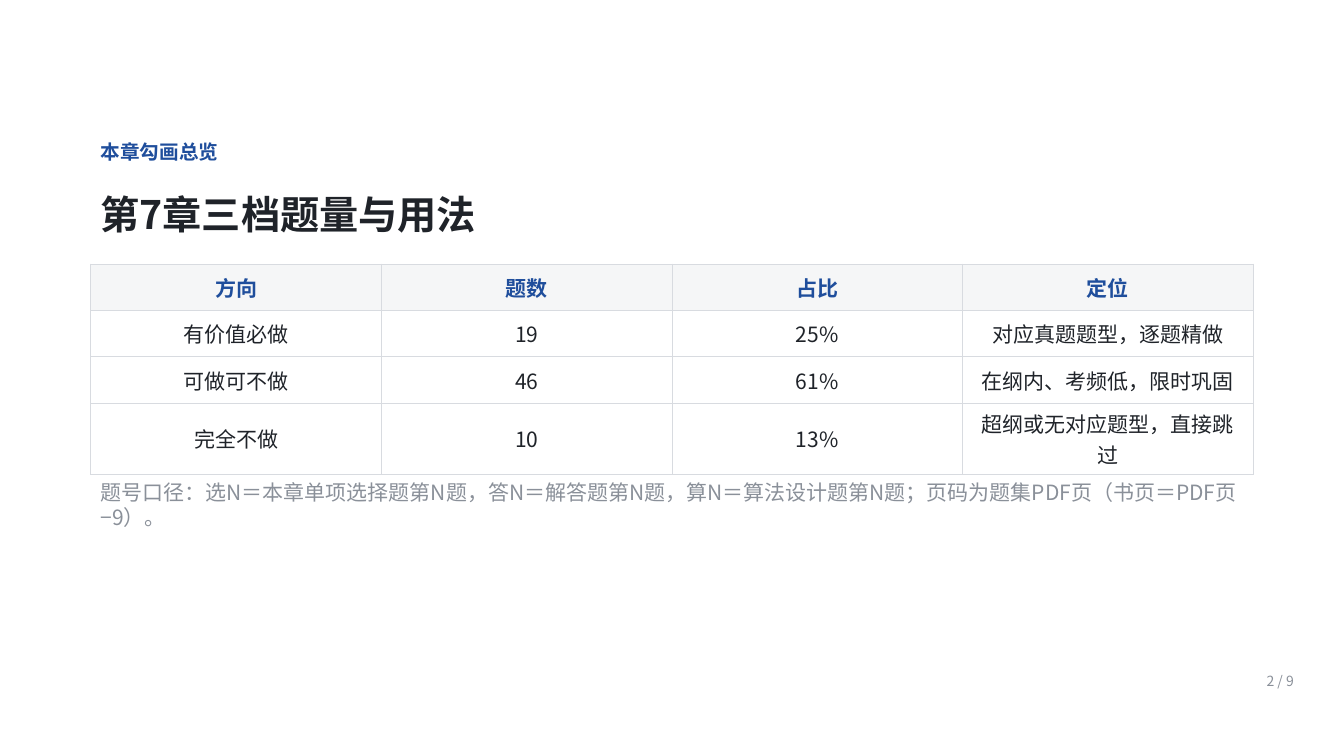
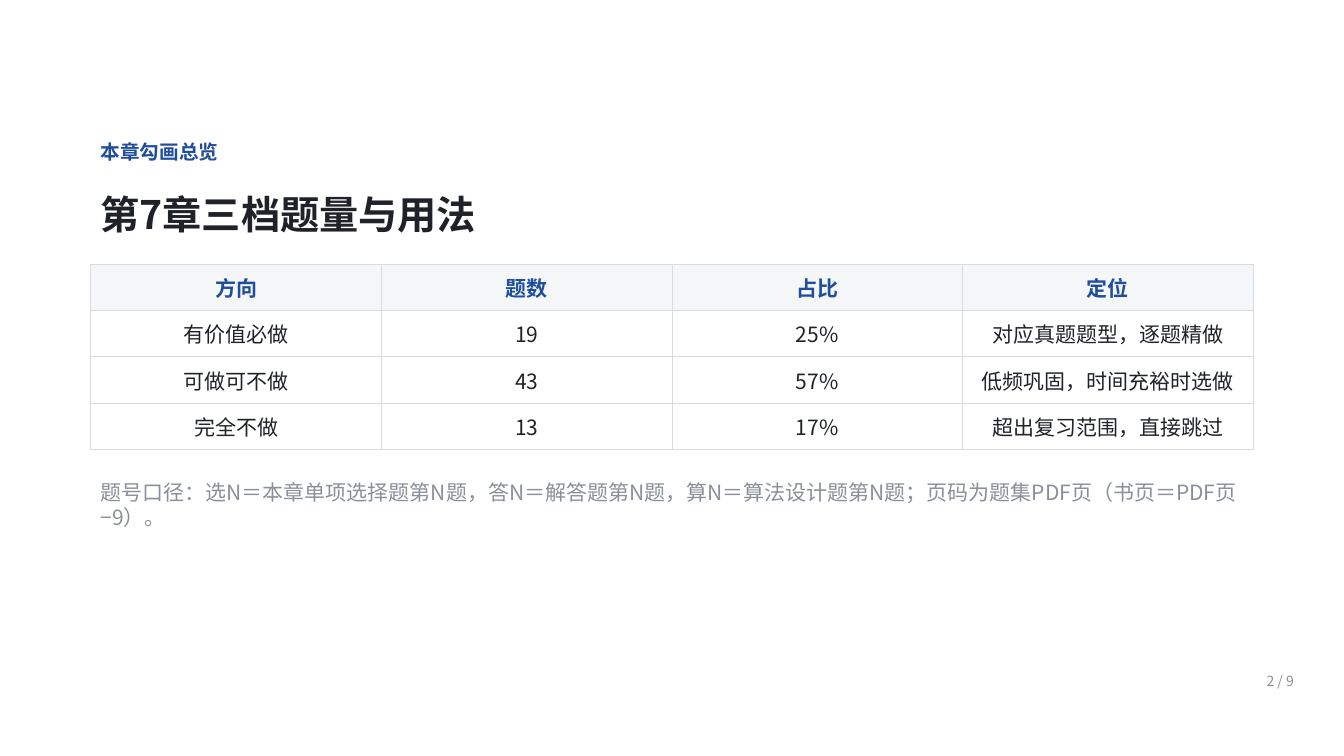
Before and after one commit to Ctrl1CandV/SpecialtyCourses, a slide deck: slide 2 of 课程/课件/题集刷题导航/第7章-图/第7章-图.pptx. Drawn at 1344x756 pixels with LibreOffice and Linux fonts; fonts in the diff are those of the drawing; background and template pictures are left out. Boxes give left, top, right and bottom in pixels: in the first picture for what was removed or moved away, otherwise in the second. Text is boxed around its words. In the diff, an @@ line names an element or a change of style, - is before the commit and + after.

Commit message:
10.27 完成冲刺重点与代码背诵合集及课程范围勘误
整理近三年802考点频率与23项代码模板，归档可编辑源稿、28页PDF及生成验证脚本。同步课程、笔记和题库分档的代码考试范围，更新C3后续安排，并恢复旧目录本地资料的忽略规则。

合集代码严格编译、随机与边界验算通过；PDF重建逐页文本一致，保留已推送的三套机构模拟卷答案及工具入口。

```diff
--- a/课程/课件/题集刷题导航/第7章-图/第7章-图.pptx
+++ b/课程/课件/题集刷题导航/第7章-图/第7章-图.pptx
@@ table at [91,264,1252,450] @@
-row 3: 可做可不做 | 46 | 61% | 在纲内、考频低，限时巩固
+row 3: 可做可不做 | 43 | 57% | 低频巩固，时间充裕时选做
-row 4: 完全不做 | 10 | 13% | 超纲或无对应题型，直接跳过
+row 4: 完全不做 | 13 | 17% | 超出复习范围，直接跳过
```
Also in this commit, not shown: 3 other slides changed, 30 other files.
